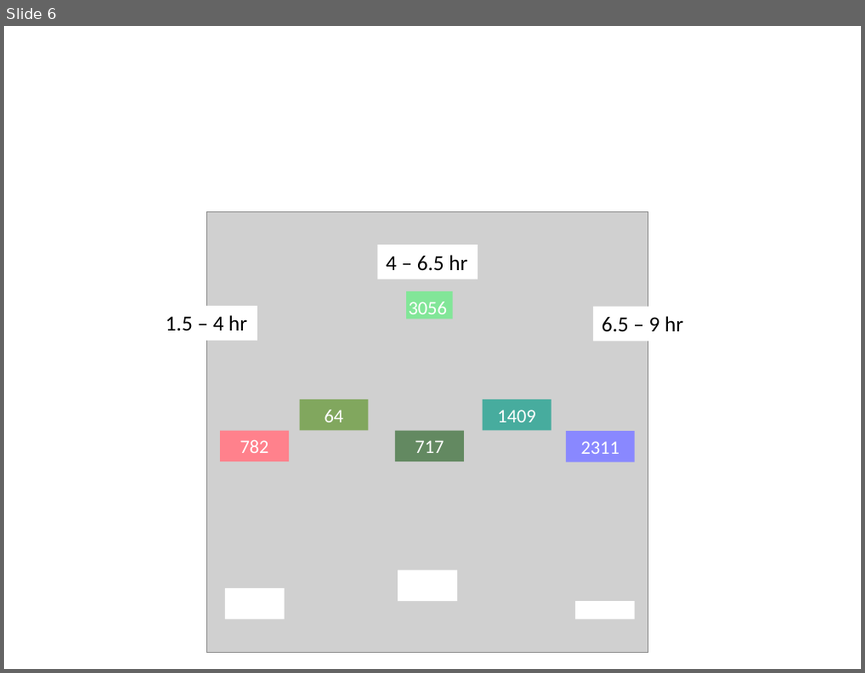
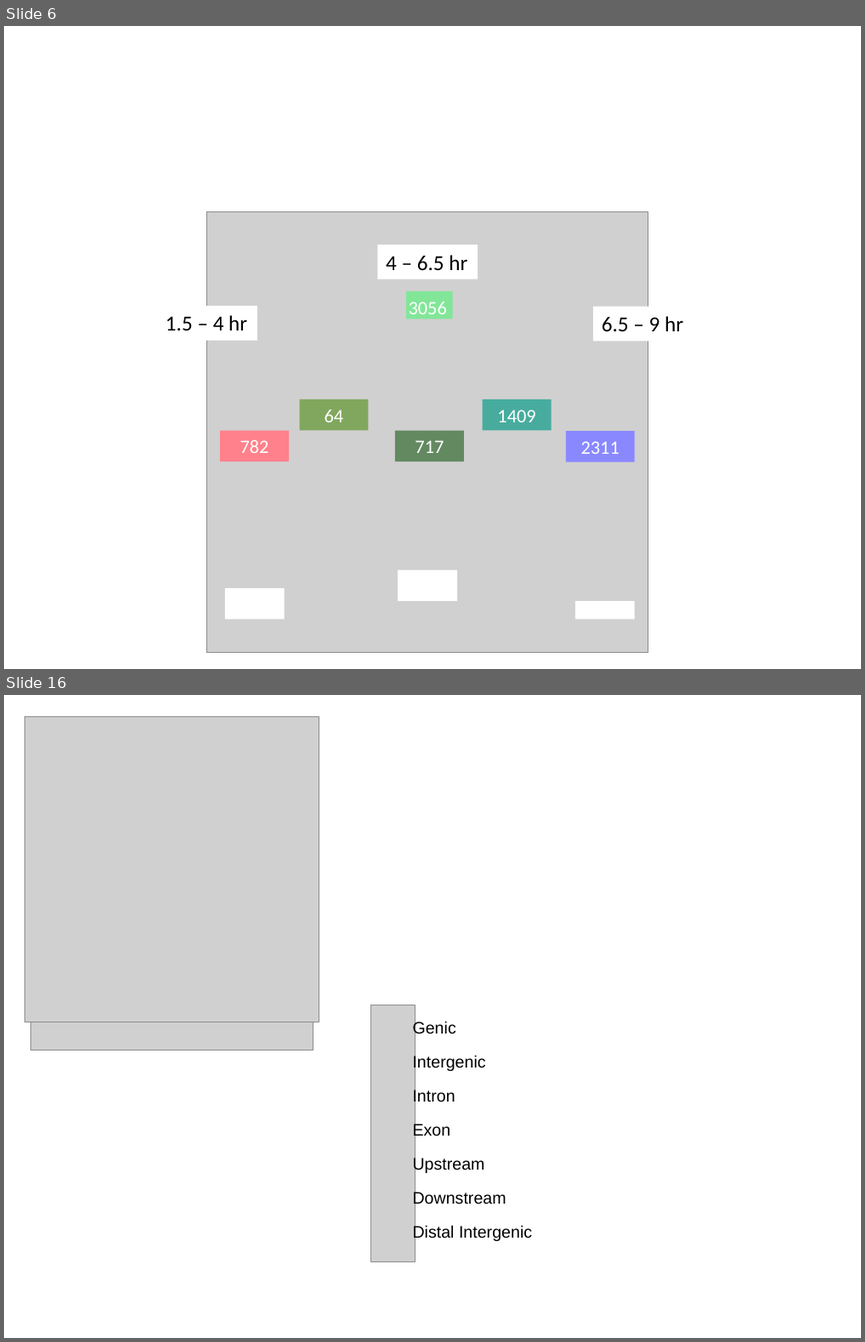
Before and after one commit to mdchambers/dissertation, a slide deck: presentations/defense_unused.pptx. Shown one above the other, each under a label of ours: slide 6 before the commit, slides 6 and 16 after it; the slides between them are not shown. The pictures are 865x673 and 865x1342 pixels, drawn with LibreOffice and Linux fonts; fonts in the diff are those of the drawing; grey boxes stand for pictures. Boxes give left, top, right and bottom in pixels: in the first picture for what was removed or moved away, otherwise in the second. Text is boxed around its words. In the diff, an @@ line names an element or a change of style, - is before the commit and + after.

```diff
--- a/presentations/defense_unused.pptx
+++ b/presentations/defense_unused.pptx
@@ slide 16 added at (4, 695, 861, 1338), background #FFFFFF @@
@@ picture added at (24, 716, 319, 1021) @@
@@ picture added at (30, 745, 313, 1049) @@
@@ group added at (370, 1005, 532, 1261): 7 texts, 1 picture @@
+Genic
+Intergenic
+Intron
+Exon
+Upstream
+Downstream
+Distal Intergenic
```
Also in this commit, not shown: 9 other slides added, 1 slide removed, 4 other files.
